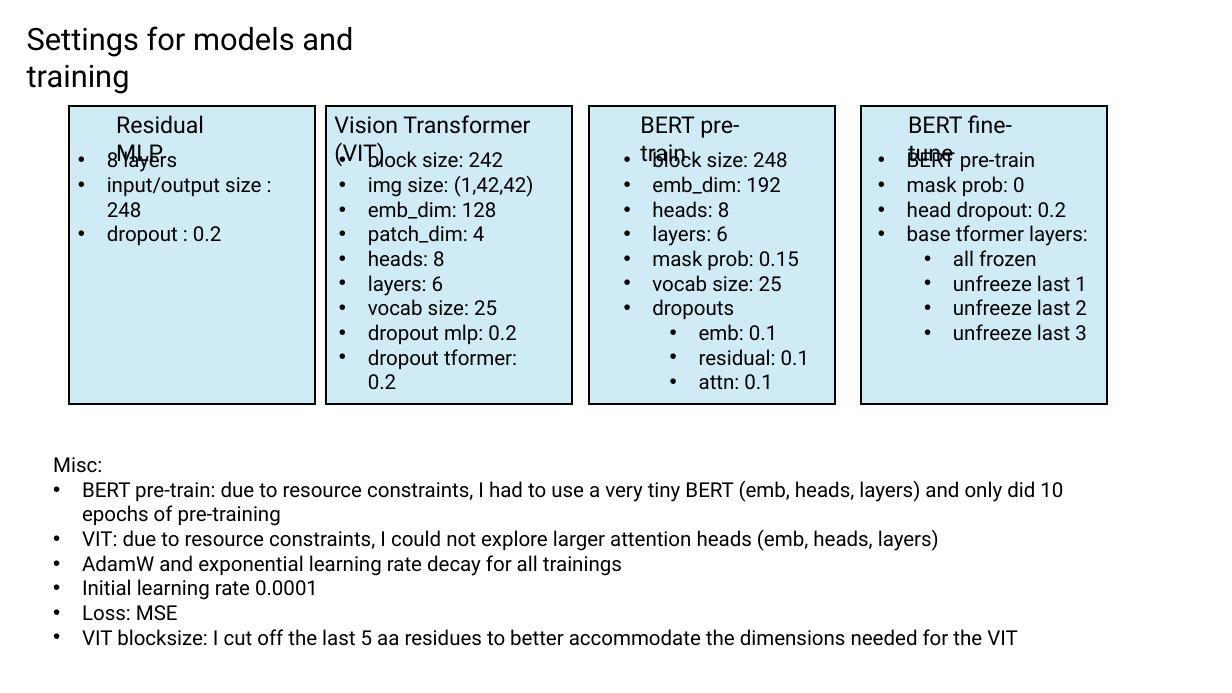
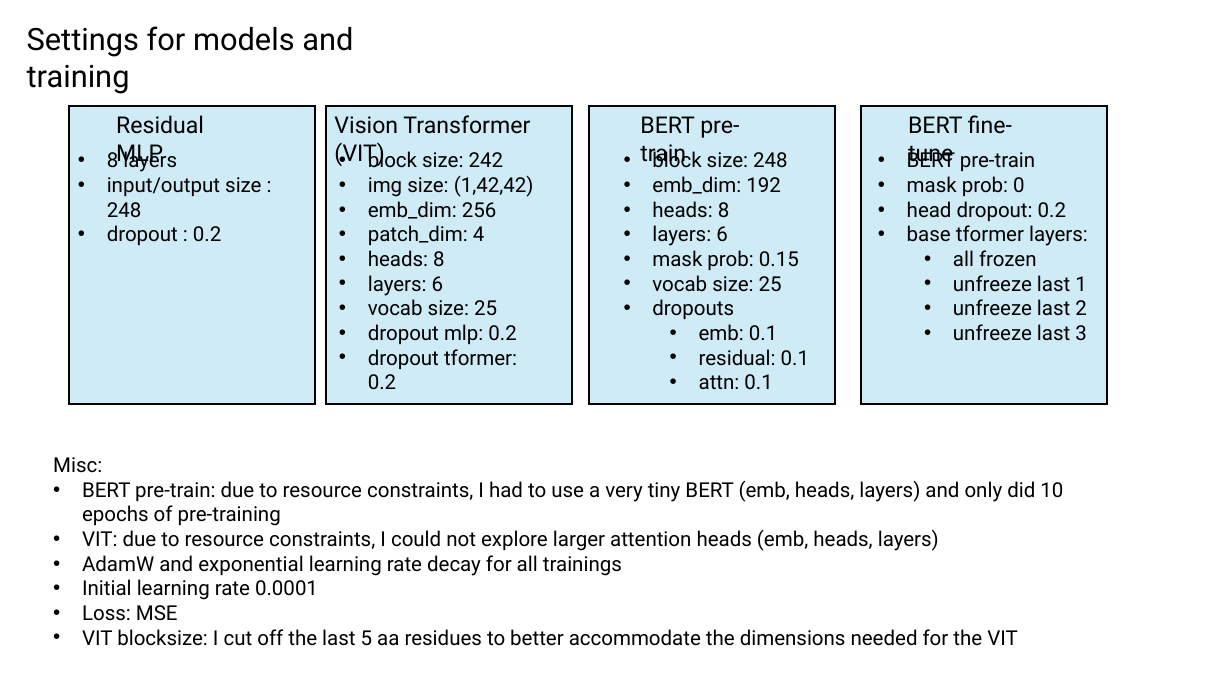
Before and after one commit to planaria158/BERT-antibody-antigen-binding-energy, a slide deck: slide 10 of Homework-aAlphaBio.pptx (slide 11 before the commit). Drawn at 1232x693 pixels with LibreOffice and Linux fonts; fonts in the diff are those of the drawing. Boxes give left, top, right and bottom in pixels: in the first picture for what was removed or moved away, otherwise in the second. Text is boxed around its words. In the diff, an @@ line names an element or a change of style, - is before the commit and + after.

```diff
--- a/Homework-aAlphaBio.pptx
+++ b/Homework-aAlphaBio.pptx
@@ text at box(368, 201, 497, 219): text changed @@
-• emb_dim: 128
+• emb_dim: 256
```
Also in this commit, not shown: 6 other slides changed, 3 slides added, 2 slides removed.
